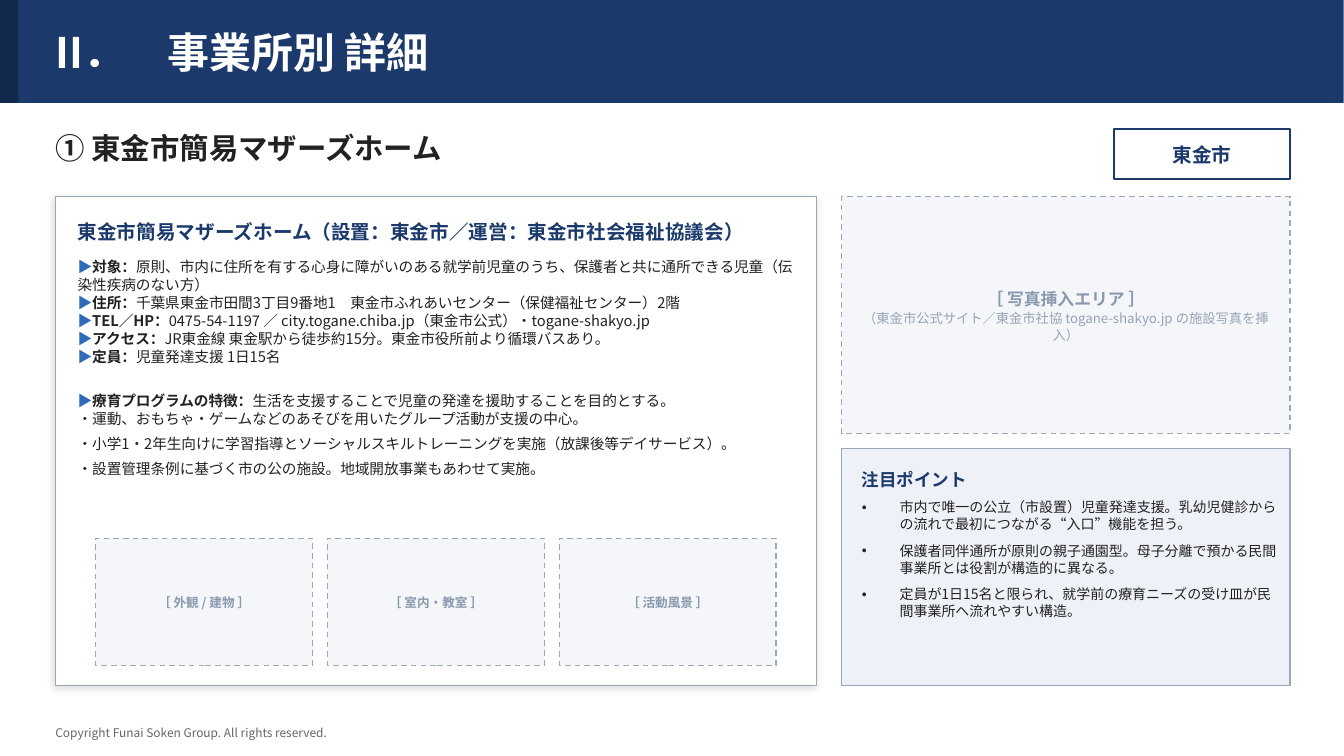
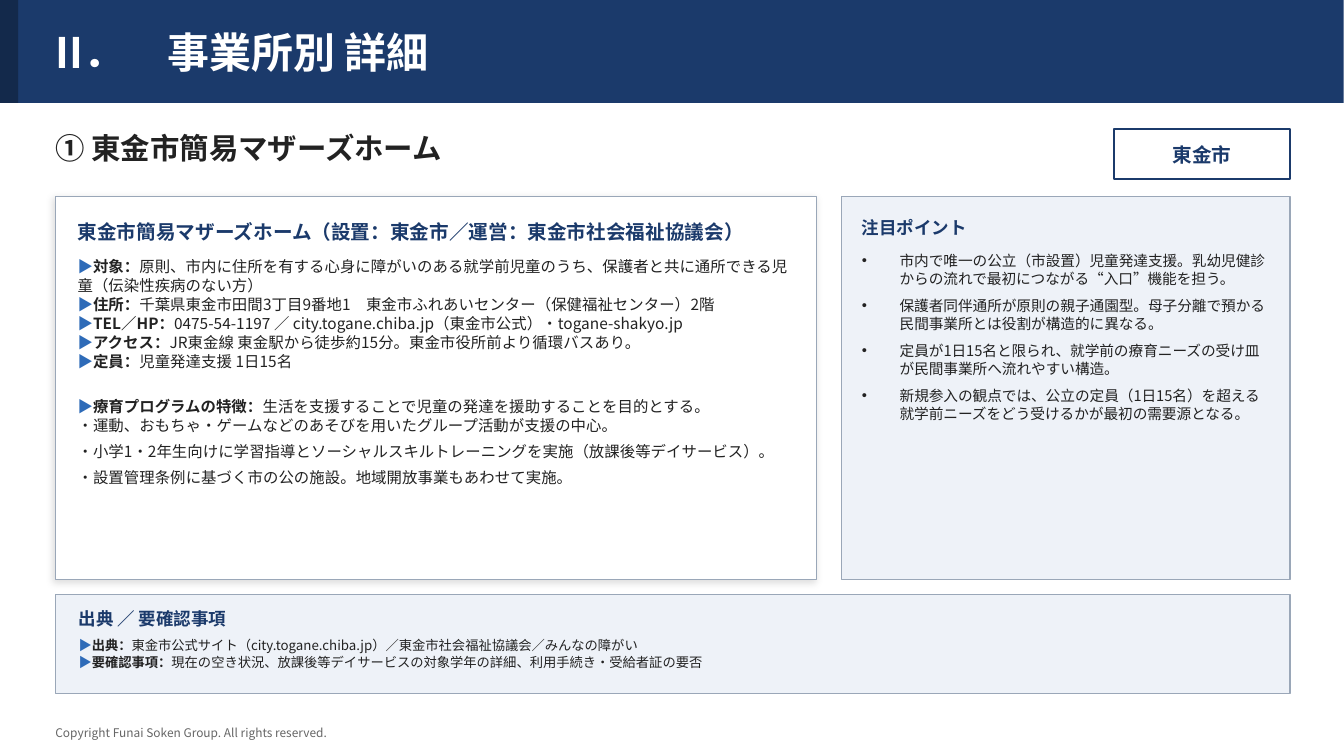
Before and after one commit to efejdjeifienfneafnwaj/-, a slide deck: slide 4 of 東金市_児童発達支援_事業所調査.pptx. Drawn at 1344x756 pixels with LibreOffice and Linux fonts; fonts in the diff are those of the drawing. Boxes give left, top, right and bottom in pixels: in the first picture for what was removed or moved away, otherwise in the second. Text is boxed around its words. In the diff, an @@ line names an element or a change of style, - is before the commit and + after.

```diff
--- a/東金市_児童発達支援_事業所調査.pptx
+++ b/東金市_児童発達支援_事業所調査.pptx
@@ rectangle: place and size @@
-rectangle at (55,197,817,686)
+rectangle at (55,197,817,580)
@@ rectangle: place and size @@
-rectangle at (842,449,1291,686)
+rectangle at (842,197,1291,580)
@@ rectangle removed at (842,197,1291,434) @@
-［ 写真挿入エリア ］
-（東金市公式サイト／東金市社協 togane-shakyo.jp の施設写真を挿入）
@@ text "注目ポイント": place and size @@
-text "注目ポイント" at (862,471,967,488)
+text "注目ポイント" at (862,219,967,236)
@@ text "▶対象：原則、市内に住所を有する心身に障がいのある就学前児童のうち、保護者と共に通所できる児童（伝染性疾病のない方）" at (78,259,788,485): size 10.5 to 11 pt @@
@@ text "市内で唯一の公立（市設置）児童発達支援。乳幼児健診からの流れで最初につながる“入口”機能を担う。": place and size @@
-text "市内で唯一の公立（市設置）児童発達支援。乳幼児健診からの流れで最初につながる“入口”機能を担う。" at (900,500,1277,617)
+text "市内で唯一の公立（市設置）児童発達支援。乳幼児健診からの流れで最初につながる“入口”機能を担う。" at (900,253,1265,420)
@@ text at (900,253,1265,376): size 10 to 10.5 pt in "市内で唯一の公立（市設置）児童発達支援。乳幼児健診からの流れで最初につながる“入口”機能を担う。", "保護者同伴通所が原則の親子通園型。母子分離で預かる民間事業所とは役割が構造的に異なる。", "定員が1日15名と限られ、就学前の療育ニーズの受け皿が民間事業所へ流れやすい構造。" @@
@@ text at (900,388,1260,420): paragraph added @@
+• 新規参入の観点では、公立の定員（1日15名）を超える就学前ニーズをどう受けるかが最初の需要源となる。
@@ rectangle removed at (96,538,313,665) @@
-［ 外観 / 建物 ］
@@ rectangle removed at (328,538,544,665) @@
-［ 室内・教室 ］
@@ rectangle removed at (560,538,776,665) @@
-［ 活動風景 ］
@@ rectangle added at (55,595,1291,694), fill #EEF2F8, outline #9AA7B8 1 pt @@
@@ text added at (79,608,226,631), 12.5 pt, text #1B3A6B, bold @@
+出典 ／ 要確認事項
@@ text added at (79,638,703,669), 9.5 pt, text #222222 @@
+▶出典：東金市公式サイト（city.togane.chiba.jp）／東金市社会福祉協議会／みんなの障がい
+▶要確認事項：現在の空き状況、放課後等デイサービスの対象学年の詳細、利用手続き・受給者証の要否
```
Also in this commit, not shown: 9 other slides changed.
